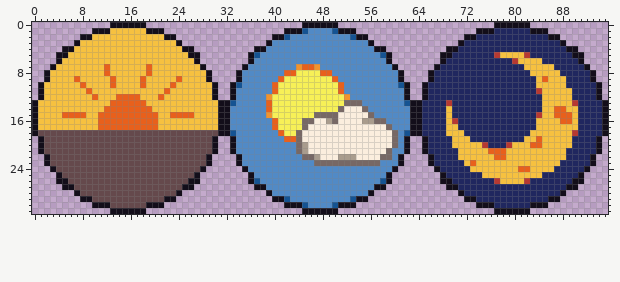
One commit to this sprite sheet: godot/res/sprites/GUI/icons/icon_dayperiods.png. The picture above is the old version.
The file is 192x64 pixels, drawn in blocks of 2x2; one block is one cell here.
Once edited:
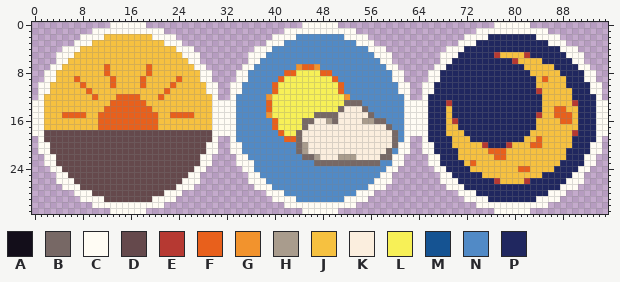
Palette (. is transparent): A #130e1a  B #776865  C #fffcf4  D #65494c  E #b63932  F #e8601c  G #f2932d  H #a99c8d  J #f6c140  K #fbeede  L #f7f057  M #155392  N #518ac6  P #20275f
Edits made:
Changed rows in their new state; - is an unchanged pixel.
first column x 0:
 0 -------------CCCCCC--------------------------CCCCCC--------------------------CCCCCC-------------
 1 ----------CCCCCCCCCCCC--------------------CCCCCCCCCCCC--------------------CCCCCCCCCCCC----------
 2 --------CCCC--------CCCC----------------CCCC--------CCCC----------------CCCC--------CCCC--------
 3 -------CCC------------CCC--------------CCC------------CCC--------------CCC------------CCC-------
 4 -----CCC----------------CCC----------CCC----------------CCC----------CCC----------------CCC-----
 5 ----CCC------------------CCC--------CCC------------------CCC--------CCC------------------CCC----
 6 ----CC--------------------CC--------CC--------------------CC--------CC--------------------CC----
 7 ---CC----------------------CC------CC----------------------CC------CC----------------------CC---
 8 --CC------------------------CC----CC------------------------CC----CC------------------------CC--
 9 --CC------------------------CC----CC------------------------CC----CC------------------------CC--
10 -CC--------------------------CC--CC--------------------------CC--CC--------------------------CC-
11 -CC--------------------------CC--CC--------------------------CC--CC--------------------------CC-
12 -C----------------------------C--C----------------------------C--C----------------------------C-
13 CC----------------------------CCCC----------------------------CCCC----------------------------CC
14 CC----------------------------CCCC----------------------------CCCC----------------------------CC
15 CC----------------------------CCCC----------------------------CCCC----------------------------CC
16 CC----------------------------CCCC----------------------------CCCC----------------------------CC
17 CC----------------------------CCCC----------------------------CCCC----------------------------CC
18 CC----------------------------CCCC----------------------------CCCC----------------------------CC
19 -C----------------------------C--C----------------------------C--C----------------------------C-
20 -CC--------------------------CC--CC--------------------------CC--CC--------------------------CC-
21 -CC--------------------------CC--CC--------------------------CC--CC--------------------------CC-
22 --CC------------------------CC----CC------------------------CC----CC------------------------CC--
23 --CC------------------------CC----CCC-----------------------CC----CC------------------------CC--
24 ---CC----------------------CC------CC----------------------CC------CC----------------------CC---
25 ----CC--------------------CC--------CC--------------------CC--------CC--------------------CC----
26 ----CCC------------------CCC--------CCC------------------CCC--------CCC------------------CCC----
27 -----CCC----------------CCC----------CCC----------------CCC----------CCC----------------CCC-----
28 -------CCC------------CCC--------------CCC------------CCC--------------CCC------------CCC-------
29 --------CCCC--------CCCC----------------CCCC--------CCCC----------------CCCC--------CCCC--------
30 ----------CCCCCCCCCCCC--------------------CCCCCCCCCCCC--------------------CCCCCCCCCCCC----------
31 -------------CCCCCC--------------------------CCCCCC--------------------------CCCCCC-------------
Where, in picture pixels (left, top, right, bottom), the same in both pictures:
changed: (32, 22, 608, 214)
